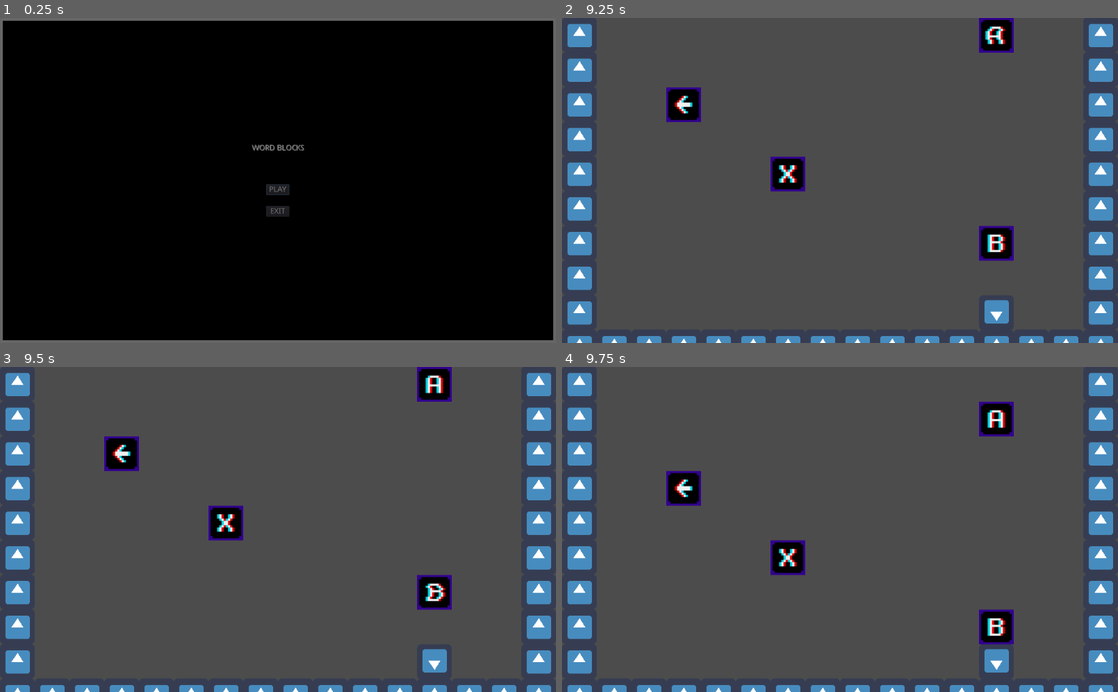
Above: before the commit, frames 1-4 (two rows, left to right).
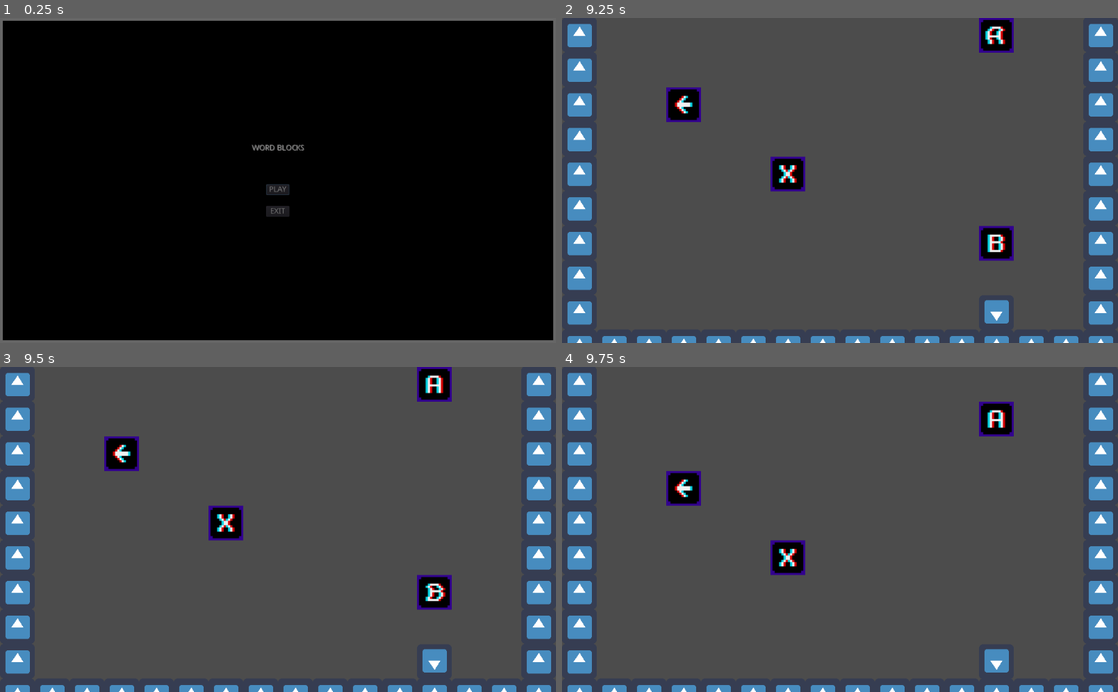
Above: after the commit, the same moments.

Repository: wlehoang/WordBlocks
Game: Godot game, scene res://main.tscn
Two runs of this game, one before a commit and one after it. Both use one fixed random seed, a clock stepped at 60 frames per second and the inputs below. The engine's default icon, where the game draws it, is replaced by a stand-in: a white triangle on a blue panel in a dark square.
Inputs:
- Up to frame 1 (0.25 s): no input
- Up to frame 2 (9.25 s): click "PLAY" at 0.5 s; hold E (drop, bound only before the commit) 1.28-2.03 s; hold D (move_right) 1.28-2.78 s; tap W (pickup, bound only before the commit) at 1.55, 2.1, 3.8, 6.05, 6.6, 8.3 s; tap Enter at 2, 4.25, 6.5 s; tap Space (pickup_or_drop, bound only after the commit) at 2.3, 4.55, 5, 5.1, 6.8, 7.25, 9.05 s; hold Q (select_left, bound only after the commit) 2.78-3.53 s; hold Space (pickup_or_drop, bound only after the commit) 2.78-3.53 s; tap E (drop, bound only before the commit) at 3.05, 3.6, 5.3, 7.55, 8.1 s; hold D (move_right) 3.53-5.03 s; hold W (pickup, bound only before the commit) 4.28-5.03 s; hold Q (select_left, bound only after the commit) 5.03-5.78 s; hold D (move_right) 5.78-6.53 s; hold E (drop, bound only before the commit) 5.78-6.53 s; hold Q (select_left, bound only after the commit) 6.53-8.03 s; hold Space (pickup_or_drop, bound only after the commit) 7.28-8.03 s; hold D (move_right) from 8.03 s (still down); hold W (pickup, bound only before the commit) from 8.78 s (still down)
- Up to frame 3 (9.5 s): keep holding D (move_right); keep holding W (pickup, bound only before the commit)
- Up to frame 4 (9.75 s): keep holding D (move_right); release W (pickup, bound only before the commit) at 9.53 s; tap Space (pickup_or_drop, bound only after the commit) at 9.6 s

Frames 1-3 are identical in both runs. In frame 4, 0.7% of the frame differs, in the area x 75-82%, y 74-86%.

Commit message:
Pickup blocks above and swap out blocks, control scheme changed

Diff:
--- a/entities/player/player.gd
+++ b/entities/player/player.gd
@@ -5,7 +5,7 @@
 onready var selectionarea = $SelectionArea
 
 var tile_size
-var inventory = null
+var inventory = -1
 var gravity = 1000
 
 func _ready():
@@ -19,7 +19,9 @@
 		position = Globals.snap_to_grid(position, tile_size)
 
 func _unhandled_input(event):
-	if event.is_action_pressed("select_down"):
+	if event.is_action_pressed("select_up"):
+		handle_selection_area("up")
+	elif event.is_action_pressed("select_down"):
 		handle_selection_area("down")
 	elif event.is_action_pressed("select_right"):
 		handle_selection_area("right")
@@ -29,25 +31,35 @@
 		handle_move("right")
 	elif event.is_action_pressed("move_left"):
 		handle_move("left")
-	elif event.is_action_pressed("pickup"):
-		if inventory == null:
+	elif event.is_action_pressed("pickup_or_drop"):
+		if inventory == -1:
 			var all_selected = get_tree().get_nodes_in_group("selected")
 			if all_selected.size() > 0:
 				inventory = all_selected[0].block_type
 				all_selected[0].queue_free()
 				print("block picked up: " + str(inventory))
-	elif event.is_action_pressed("drop"):
-		if not facing.is_colliding() and inventory:
-			print("block dropped: " + str(inventory))
-			var dropped_block = Blocks.instance()
-			var spawn_position = facing.global_transform * facing.cast_to
-			dropped_block.position = Globals.snap_to_grid(spawn_position, tile_size)
-			dropped_block.select_block_type(inventory)
-			get_parent().add_child(dropped_block)
-			inventory = null
+		else:
+			if not facing.is_colliding():
+				print("block dropped: " + str(inventory))
+				var dropped_block = Blocks.instance()
+				var spawn_position = facing.global_transform * facing.cast_to
+				dropped_block.position = Globals.snap_to_grid(spawn_position, tile_size)
+				dropped_block.select_block_type(inventory)
+				get_parent().add_child(dropped_block)
+				inventory = -1
+			else:
+				var collider = facing.get_collider()
+				if collider.is_in_group("block"):
+					var sel_block = collider.block_type
+					collider.select_block_type(inventory)
+					inventory = sel_block
 
 func handle_selection_area(area: String):
-	if area == "down":
+	if area == "up":
+		selectionarea.global_position.x = global_position.x - tile_size
+		selectionarea.global_position.y = global_position.y - tile_size
+		facing.cast_to = Vector2(0, -tile_size)
+	elif area == "down":
 		selectionarea.global_position.x = global_position.x - tile_size
 		selectionarea.global_position.y = global_position.y + tile_size
 		facing.cast_to = Vector2(0, tile_size)
--- a/project.godot
+++ b/project.godot
@@ -34,19 +34,24 @@
 "events": [ Object(InputEventKey,"resource_local_to_scene":false,"resource_name":"","device":0,"alt":false,"shift":false,"control":false,"meta":false,"command":false,"pressed":false,"scancode":68,"physical_scancode":0,"unicode":0,"echo":false,"script":null)
  ]
 }
+select_up={
+"deadzone": 0.5,
+"events": [ Object(InputEventKey,"resource_local_to_scene":false,"resource_name":"","device":0,"alt":false,"shift":false,"control":false,"meta":false,"command":false,"pressed":false,"scancode":87,"physical_scancode":0,"unicode":0,"echo":false,"script":null)
+ ]
+}
 select_down={
 "deadzone": 0.5,
 "events": [ Object(InputEventKey,"resource_local_to_scene":false,"resource_name":"","device":0,"alt":false,"shift":false,"control":false,"meta":false,"command":false,"pressed":false,"scancode":83,"physical_scancode":0,"unicode":0,"echo":false,"script":null)
  ]
 }
-pickup={
+select_right={
 "deadzone": 0.5,
-"events": [ Object(InputEventKey,"resource_local_to_scene":false,"resource_name":"","device":0,"alt":false,"shift":false,"control":false,"meta":false,"command":false,"pressed":false,"scancode":87,"physical_scancode":0,"unicode":0,"echo":false,"script":null)
+"events": [ Object(InputEventKey,"resource_local_to_scene":false,"resource_name":"","device":0,"alt":false,"shift":false,"control":false,"meta":false,"command":false,"pressed":false,"scancode":69,"physical_scancode":0,"unicode":0,"echo":false,"script":null)
  ]
 }
-drop={
+select_left={
 "deadzone": 0.5,
-"events": [ Object(InputEventKey,"resource_local_to_scene":false,"resource_name":"","device":0,"alt":false,"shift":false,"control":false,"meta":false,"command":false,"pressed":false,"scancode":69,"physical_scancode":0,"unicode":0,"echo":false,"script":null)
+"events": [ Object(InputEventKey,"resource_local_to_scene":false,"resource_name":"","device":0,"alt":false,"shift":false,"control":false,"meta":false,"command":false,"pressed":false,"scancode":81,"physical_scancode":0,"unicode":0,"echo":false,"script":null)
  ]
 }
 pause={
@@ -54,14 +59,9 @@
 "events": [ Object(InputEventKey,"resource_local_to_scene":false,"resource_name":"","device":0,"alt":false,"shift":false,"control":false,"meta":false,"command":false,"pressed":false,"scancode":16777217,"physical_scancode":0,"unicode":0,"echo":false,"script":null)
  ]
 }
-select_right={
+pickup_or_drop={
 "deadzone": 0.5,
-"events": [ Object(InputEventKey,"resource_local_to_scene":false,"resource_name":"","device":0,"alt":false,"shift":true,"control":false,"meta":false,"command":false,"pressed":false,"scancode":68,"physical_scancode":0,"unicode":0,"echo":false,"script":null)
- ]
-}
-select_left={
-"deadzone": 0.5,
-"events": [ Object(InputEventKey,"resource_local_to_scene":false,"resource_name":"","device":0,"alt":false,"shift":true,"control":false,"meta":false,"command":false,"pressed":false,"scancode":65,"physical_scancode":0,"unicode":0,"echo":false,"script":null)
+"events": [ Object(InputEventKey,"resource_local_to_scene":false,"resource_name":"","device":0,"alt":false,"shift":false,"control":false,"meta":false,"command":false,"pressed":false,"scancode":32,"physical_scancode":0,"unicode":0,"echo":false,"script":null)
  ]
 }
 
